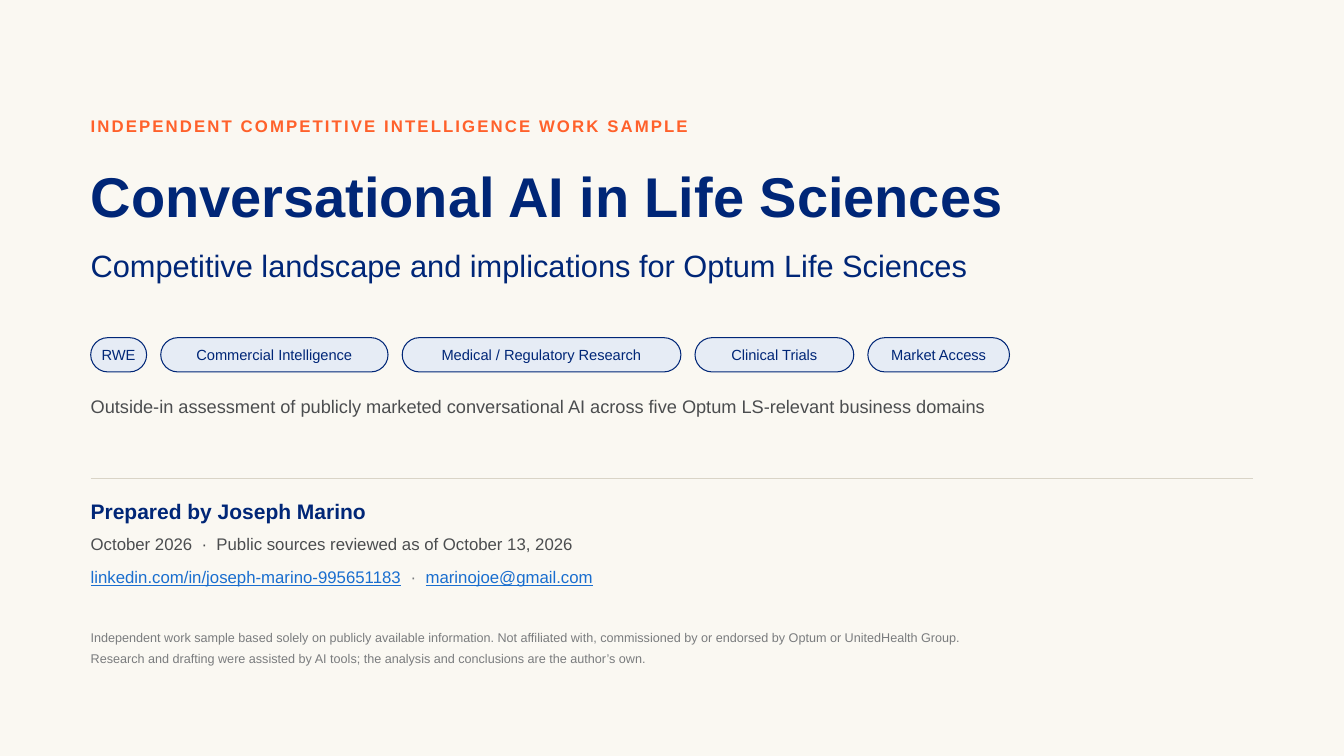
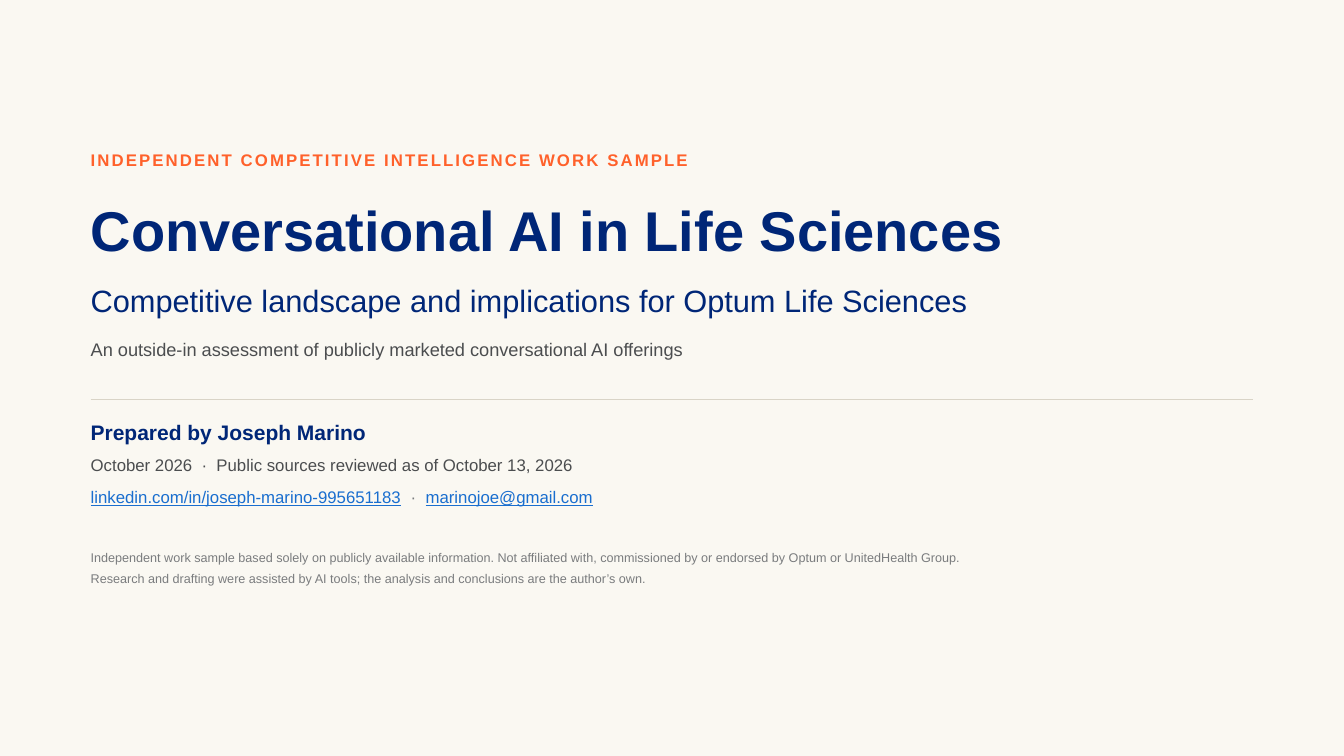
Before and after one commit to marinojt/test, a slide deck: slide 1 of deck/Optum-LS-Conversational-AI-10.16.pptx. Drawn at 1344x756 pixels with LibreOffice and Linux fonts; fonts in the diff are those of the drawing. Boxes give left, top, right and bottom in pixels: in the first picture for what was removed or moved away, otherwise in the second. Text is boxed around its words. In the diff, an @@ line names an element or a change of style, - is before the commit and + after.

```diff
--- a/deck/Optum-LS-Conversational-AI-10.16.pptx
+++ b/deck/Optum-LS-Conversational-AI-10.16.pptx
@@ 3 texts: place and size @@
-3 texts at bbox=[91, 120, 1003, 283]
+3 texts at bbox=[91, 154, 1003, 317]
@@ text at bbox=[91, 343, 682, 360]: text changed @@
-Outside-in assessment of publicly marketed conversational AI across five Optum LS-relevant business domains
+An outside-in assessment of publicly marketed conversational AI offerings
@@ rounded rectangle removed at bbox=[91, 338, 146, 372] @@
-RWE
@@ rounded rectangle removed at bbox=[160, 338, 387, 372] @@
-Commercial Intelligence
@@ rounded rectangle removed at bbox=[402, 338, 682, 372] @@
-Medical / Regulatory Research
@@ rounded rectangle removed at bbox=[695, 338, 853, 372] @@
-Clinical Trials
@@ rounded rectangle removed at bbox=[868, 338, 1010, 372] @@
-Market Access
@@ 4 texts, 1 line: place and size @@
-4 texts, 1 line at bbox=[91, 479, 1253, 666]
+4 texts, 1 line at bbox=[91, 399, 1253, 586]
```
Also in this commit, not shown: 2 other files.
